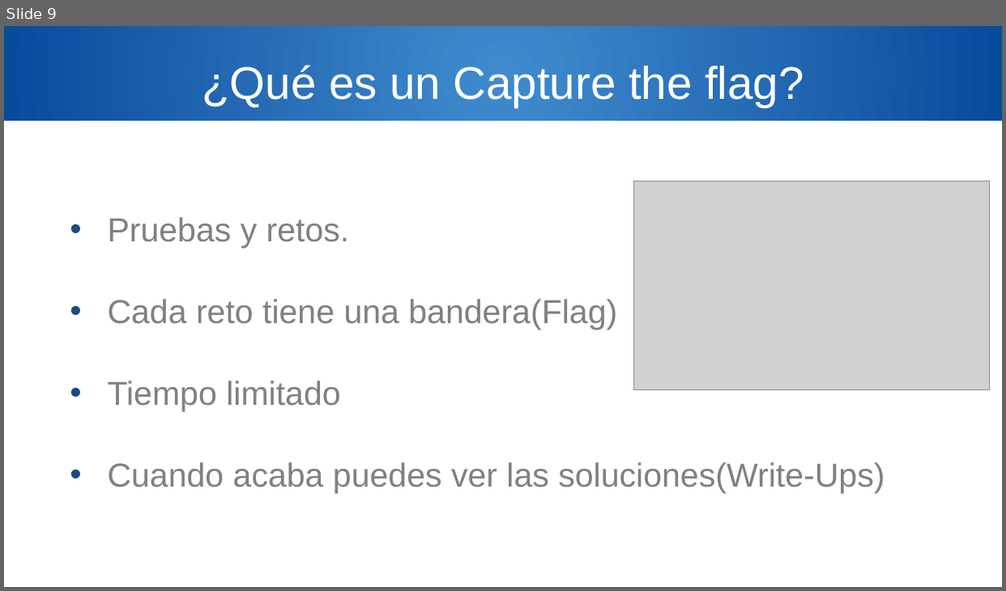
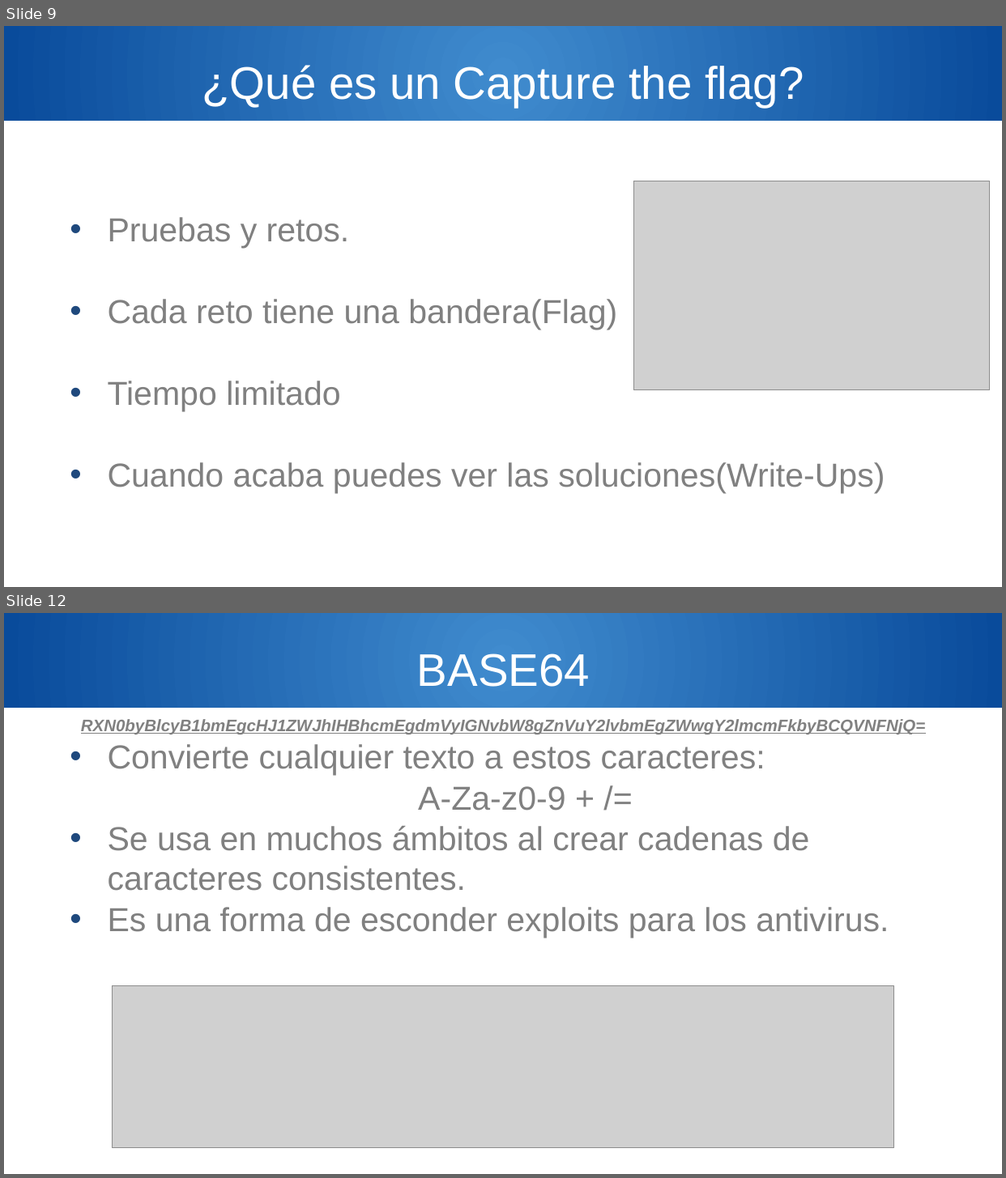
Before and after one commit to Ulixses/CursoHackingUtad, a slide deck: PresentaciónTaller.pptx. Shown one above the other, each under a label of ours: slide 9 before the commit, slides 9 and 12 after it; the slides between them are not shown. The pictures are 1006x591 and 1006x1178 pixels, drawn with LibreOffice and Linux fonts; fonts in the diff are those of the drawing; grey boxes stand for pictures; background and template pictures are left out. Boxes give left, top, right and bottom in pixels: in the first picture for what was removed or moved away, otherwise in the second. Text is boxed around its words. In the diff, an @@ line names an element or a change of style, - is before the commit and + after.

```diff
--- a/PresentaciónTaller.pptx
+++ b/PresentaciónTaller.pptx
@@ slide 12 added at (4, 613, 1002, 1174), background #FFFFFF; not listed: 1 template element that a slide beside it also shows @@
@@ text added at (417, 653, 590, 687), 44 pt, text #FFFFFF @@
+BASE64
@@ text added at (108, 744, 889, 938), 32 pt, text #808080 @@
+RXN0byBlcyB1bmEgcHJ1ZWJhIHBhcmEgdmVyIGNvbW8gZnVuY2lvbmEgZWwgY2lmcmFkbyBCQVNFNjQ=
+• Convierte cualquier texto a estos caracteres:
+A-Za-z0-9 + /=
+• Se usa en muchos ámbitos al crear cadenas de caracteres consistentes.
+• Es una forma de esconder exploits para los antivirus.
@@ picture added at (113, 986, 894, 1148) @@
```
Also in this commit, not shown: 4 slides changed, 2 other slides added, 2 other files.
